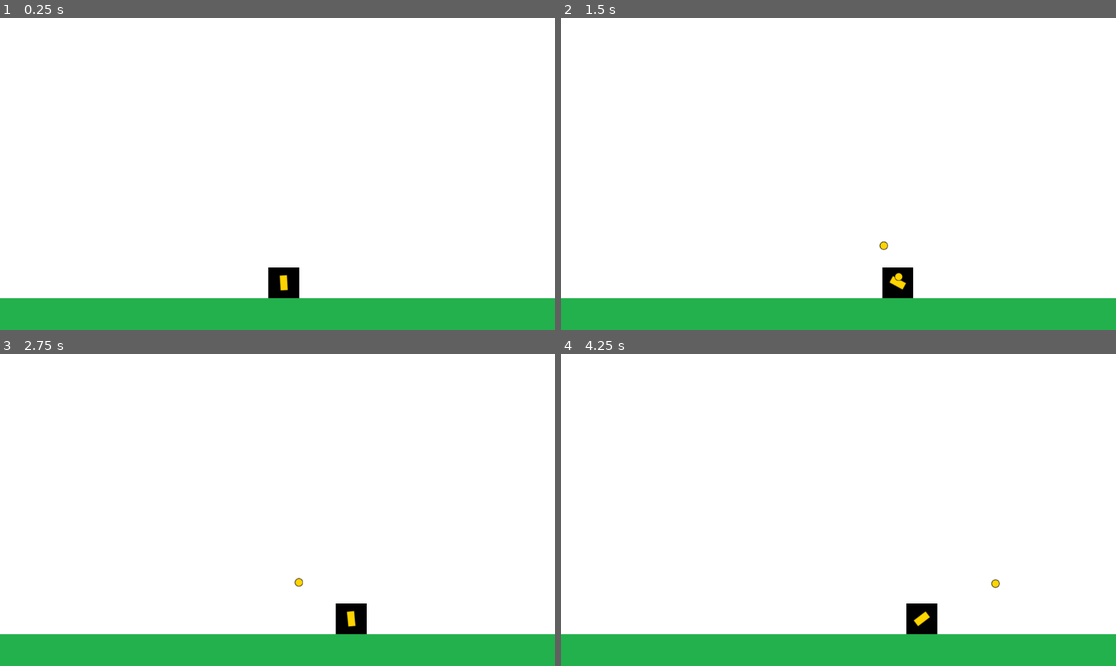
Above: before the commit, frames 1-4 (two rows, left to right).
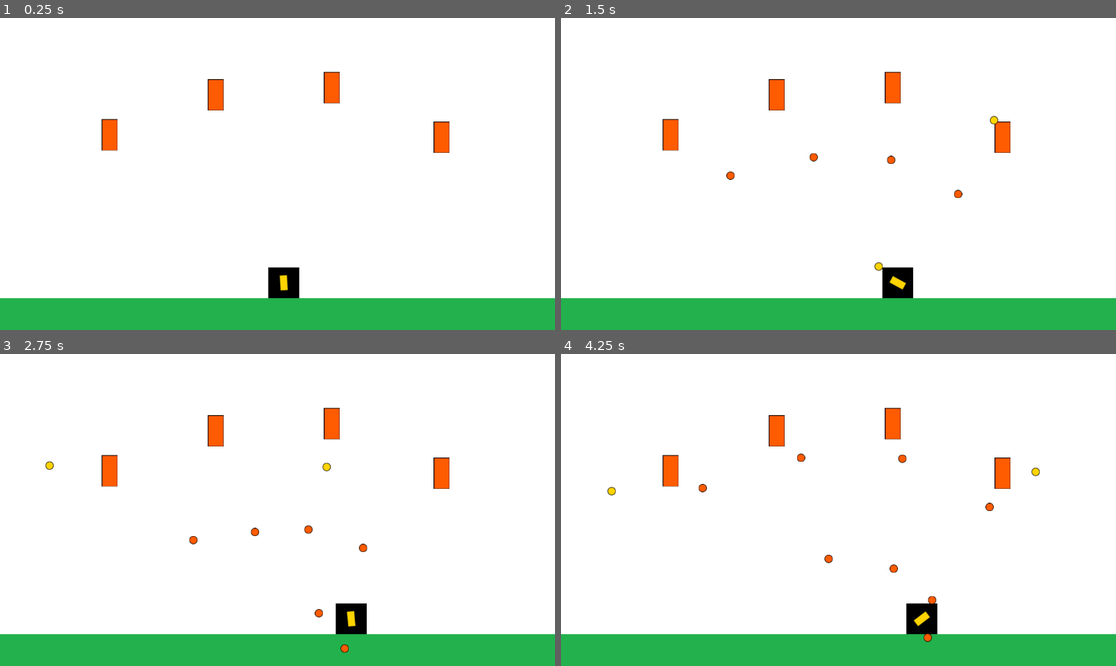
Above: after the commit, the same moments.

Repository: angelodpadron/entregas-ipv-padron-angelo
Game: Godot game, scene res://Main.tscn
The game is run twice, just before and just after one commit, with the same random seed, the same clock (stepped at 60 frames per second) and the same inputs.
Inputs (mouse positions are in pixels of both pictures, inside the frame that each line leads up to):
- Up to frame 1 (0.25 s): no input
- Up to frame 2 (1.5 s): tap Enter at 0.5 s; move the mouse to (960, 158) at 0.52 s; hold Right (move_right) 0.53-1.28 s; click (960, 158) at 0.6 s; move the mouse to (727, 189) at 1.27 s; hold Left (move_left) from 1.28 s (still down); click (727, 189) at 1.35 s
- Up to frame 3 (2.75 s): move the mouse to (333, 441) at 2.02 s; release Left (move_left) at 2.03 s; hold Right (move_right) from 2.03 s (still down); click (333, 441) at 2.1 s
- Up to frame 4 (4.25 s): move the mouse to (810, 572) at 2.77 s; click (810, 572) at 2.85 s; move the mouse to (1005, 556) at 3.52 s; release Right (move_right) at 3.53 s; hold Left (move_left) from 3.53 s (still down); click (1005, 556) at 3.6 s

The runs differ from the first frame. In frame 1, 1.2% of the frame differs, in the area x 18-81%, y 17-44%; in frame 2, 1.5%; in frame 3, 1.5%; in frame 4, 1.6%, in the area x 8-87%, y 17-93%.

Commit message:
Desafio 3: Agregar logica torretas enemigas

Diff:
--- a/entrega-3-padron-angelo/Main.gd
+++ b/entrega-3-padron-angelo/Main.gd
@@ -2,3 +2,7 @@
 
 func _ready():
 	$Player.set_projectile_container(self)
+	$Turret.set_values($Player, self)
+	$Turret2.set_values($Player, self)
+	$Turret3.set_values($Player, self)
+	$Turret4.set_values($Player, self)
--- a/entrega-3-padron-angelo/Main.tscn
+++ b/entrega-3-padron-angelo/Main.tscn
@@ -1,9 +1,11 @@
-[gd_scene load_steps=5 format=3 uid="uid://cfdk2xmwtlw56"]
+[gd_scene load_steps=7 format=3 uid="uid://cfdk2xmwtlw56"]
 
 [ext_resource type="Texture2D" uid="uid://iii4uiq3rafl" path="res://assets/background.png" id="1_1lqtg"]
 [ext_resource type="Script" path="res://Main.gd" id="1_iign0"]
 [ext_resource type="PackedScene" uid="uid://8n6xyb62alky" path="res://entities/player/Player.tscn" id="1_scu8l"]
 [ext_resource type="Texture2D" uid="uid://dts5ylbc1wl8w" path="res://assets/floor.png" id="2_8rhgr"]
+[ext_resource type="PackedScene" uid="uid://cvkvot1466y4x" path="res://entities/enemies/Turret.tscn" id="5_16a0r"]
+[ext_resource type="PackedScene" uid="uid://boov4uqkx8uvh" path="res://entities/enemies/Projectile.tscn" id="6_34uh4"]
 
 [node name="Main" type="Node"]
 script = ExtResource("1_iign0")
@@ -26,3 +28,19 @@
 
 [node name="Player" parent="." instance=ExtResource("1_scu8l")]
 position = Vector2(589, 550)
+
+[node name="Turret" parent="." instance=ExtResource("5_16a0r")]
+position = Vector2(228, 243)
+projectile_scene = ExtResource("6_34uh4")
+
+[node name="Turret2" parent="." instance=ExtResource("5_16a0r")]
+position = Vector2(448, 160)
+projectile_scene = ExtResource("6_34uh4")
+
+[node name="Turret3" parent="." instance=ExtResource("5_16a0r")]
+position = Vector2(917, 248)
+projectile_scene = ExtResource("6_34uh4")
+
+[node name="Turret4" parent="." instance=ExtResource("5_16a0r")]
+position = Vector2(689, 145)
+projectile_scene = ExtResource("6_34uh4")
--- a/entrega-3-padron-angelo/entities/AbstractProjectile.gd
+++ b/entrega-3-padron-angelo/entities/AbstractProjectile.gd
@@ -3,7 +3,8 @@
 
 signal delete_requested(projectile)
 
-@export var speed:float
+@export
+var speed:float
 
 # Debe estar normalizado
 var direction:Vector2
--- a/entrega-3-padron-angelo/entities/AbstractProjectile.tscn
+++ b/entrega-3-padron-angelo/entities/AbstractProjectile.tscn
@@ -6,5 +6,6 @@
 script = ExtResource("1_3iggc")
 
 [node name="Timer" type="Timer" parent="."]
+autostart = true
 
 [connection signal="timeout" from="Timer" to="." method="_on_timer_timeout"]
--- /dev/null
+++ b/entrega-3-padron-angelo/entities/enemies/Projectile.tscn
@@ -0,0 +1,11 @@
+[gd_scene load_steps=3 format=3 uid="uid://boov4uqkx8uvh"]
+
+[ext_resource type="PackedScene" uid="uid://c0g0qe44uvhlw" path="res://entities/AbstractProjectile.tscn" id="1_u6d2r"]
+[ext_resource type="Texture2D" uid="uid://cql3jaoqeqyv7" path="res://assets/proyectile_turret.png" id="2_rs5yi"]
+
+[node name="Projectile" instance=ExtResource("1_u6d2r")]
+texture = ExtResource("2_rs5yi")
+speed = 300.0
+
+[node name="Timer" parent="." index="0"]
+wait_time = 3.0
--- /dev/null
+++ b/entrega-3-padron-angelo/entities/enemies/Turret.gd
@@ -0,0 +1,26 @@
+extends Sprite2D
+
+var player
+@export
+var projectile_scene: PackedScene
+@onready
+var fire_position:Marker2D = $FirePosition
+
+var projectile_container: Node
+
+func set_values(player:Sprite2D, projectile_container:Node):
+	self.player = player
+	self.projectile_container = projectile_container
+
+func _on_timer_timeout():
+	fire()
+
+func fire():
+	var projectile_instance:Projectile = projectile_scene.instantiate()
+	projectile_container.add_child(projectile_instance)
+	projectile_instance.set_starting_value(fire_position.global_position, (player.global_position - fire_position.global_position).normalized())
+	projectile_instance.delete_requested.connect(on_projectile_delete_request)
+
+func on_projectile_delete_request(projectile:Node):
+	projectile_container.remove_child(projectile)
+	projectile.queue_free()
--- /dev/null
+++ b/entrega-3-padron-angelo/entities/enemies/Turret.tscn
@@ -0,0 +1,15 @@
+[gd_scene load_steps=3 format=3 uid="uid://cvkvot1466y4x"]
+
+[ext_resource type="Texture2D" uid="uid://bfap7ir4by5b1" path="res://assets/turret.png" id="1_rlbdr"]
+[ext_resource type="Script" path="res://entities/enemies/Turret.gd" id="2_t4tsb"]
+
+[node name="Turret" type="Sprite2D"]
+texture = ExtResource("1_rlbdr")
+script = ExtResource("2_t4tsb")
+
+[node name="FirePosition" type="Marker2D" parent="."]
+
+[node name="Timer" type="Timer" parent="."]
+autostart = true
+
+[connection signal="timeout" from="Timer" to="." method="_on_timer_timeout"]
--- a/entrega-3-padron-angelo/entities/player/Cannon.gd
+++ b/entrega-3-padron-angelo/entities/player/Cannon.gd
@@ -1,7 +1,9 @@
 extends Sprite2D
 
-@onready var fire_position:Marker2D = $FirePosition	 # Tambien se puede utilizar := para inferir el tipo a partir del nodo
-@export var projectile_scene:PackedScene
+@onready
+var fire_position:Marker2D = $FirePosition	 # Tambien se puede utilizar := para inferir el tipo a partir del nodo
+@export
+var projectile_scene:PackedScene
 
 var projectile_container:Node
 
--- a/entrega-3-padron-angelo/entities/player/Player.gd
+++ b/entrega-3-padron-angelo/entities/player/Player.gd
@@ -1,7 +1,8 @@
 extends Sprite2D
 
 var speed:float = 200
-@onready var cannon:Sprite2D = $Cannon # O(log n)
+@onready
+var cannon:Sprite2D = $Cannon # O(log n)
 var projectile_container:Node
 
 func set_projectile_container(container:Node):
--- a/entrega-3-padron-angelo/entities/player/Projectile.tscn
+++ b/entrega-3-padron-angelo/entities/player/Projectile.tscn
@@ -5,8 +5,8 @@
 
 [node name="Projectile" instance=ExtResource("1_jsa2y")]
 texture = ExtResource("2_mtp3k")
-speed = 100.0
+speed = 500.0
 
 [node name="Timer" parent="." index="0"]
+wait_time = 2.0
 one_shot = true
-autostart = true
